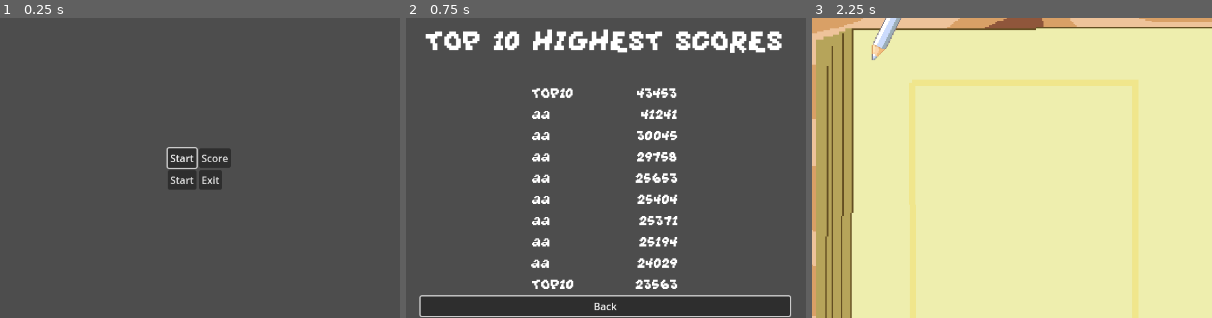
Above: before the commit, frames 1-3 (left to right).
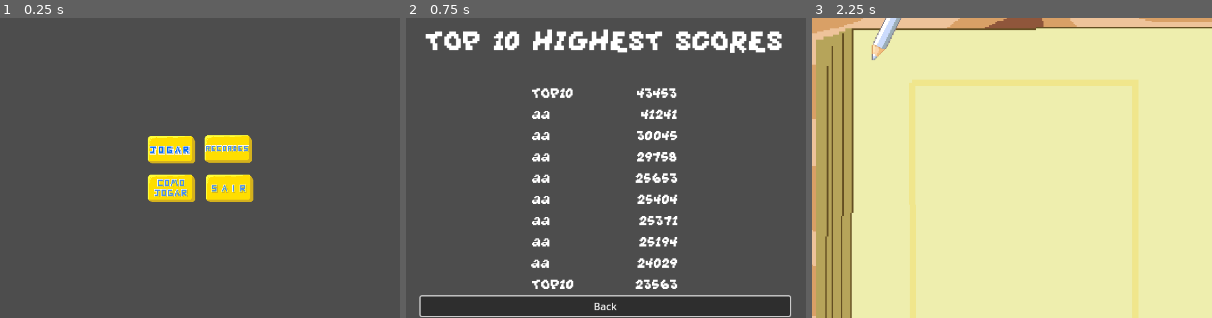
Above: after the commit, the same moments.

Repository: feliperieder/ultimate-color
Game: Godot game, scene res://Menus/Menu.tscn
Same seed, same stepped clock (60 frames per second), same inputs: the game is played once before the commit and once after it.
Inputs (mouse positions are % of the whole screen's width and height, from its top left; square brackets give the same spot before the commit, where the layout moved):
- Up to frame 1 (0.25 s): no input
- Up to frame 2 (0.75 s): click (54, 47) [52, 48] at 0.5 s
- Up to frame 3 (2.25 s): click "Back" at 1.25 s; click (47, 53) [48, 52] at 2 s
The pictures show only the part of the screen within x 25-75%, y 25-75%; the shares and areas given below are measured in that part.

The runs differ from the first frame. In frame 1, 5.0% of the frame differs, in the area x 37-64%, y 39-62%; in frame 2, nothing differs; in frame 3, nothing differs.

Commit message:
Buttons Updated

Diff:
--- a/Menus/Menu.tscn
+++ b/Menus/Menu.tscn
@@ -1,6 +1,18 @@
-[gd_scene load_steps=2 format=3 uid="uid://cp1k1cavisb5e"]
+[gd_scene load_steps=14 format=3 uid="uid://cp1k1cavisb5e"]
 
 [ext_resource type="Script" path="res://Menus/menu.gd" id="1_nbucm"]
+[ext_resource type="Texture2D" uid="uid://dkfe5i6hjpypy" path="res://Art/Buttons/botao_jogar_normal.png" id="2_ujjxg"]
+[ext_resource type="Texture2D" uid="uid://bi6x41uq3oq7q" path="res://Art/Buttons/botao_jogar_apertado.png" id="3_nnn1v"]
+[ext_resource type="Texture2D" uid="uid://bfce6nixuwetb" path="res://Art/Buttons/botao_recordes_normal.png" id="4_1ruxu"]
+[ext_resource type="Texture2D" uid="uid://n15olu7vc2d3" path="res://Art/Buttons/botao_jogar_hover.png" id="4_i8ao7"]
+[ext_resource type="Texture2D" uid="uid://vptt8x81whvx" path="res://Art/Buttons/botao_recordes_apertado.png" id="5_csi6s"]
+[ext_resource type="Texture2D" uid="uid://bw5vkj48ux1of" path="res://Art/Buttons/botao_recordes_hover.png" id="6_7dw3h"]
+[ext_resource type="Texture2D" uid="uid://exo8kp6ku4xx" path="res://Art/Buttons/botao_como_jogar_normal.png" id="7_14mna"]
+[ext_resource type="Texture2D" uid="uid://b5011fbrbppw6" path="res://Art/Buttons/botao_como_jogar_apertado.png" id="8_j0ixr"]
+[ext_resource type="Texture2D" uid="uid://drmu7rxl06mqe" path="res://Art/Buttons/botao_como_jogar_hover.png" id="9_acyp5"]
+[ext_resource type="Texture2D" uid="uid://briynjth7f5h0" path="res://Art/Buttons/botao_sair_normal.png" id="10_370pr"]
+[ext_resource type="Texture2D" uid="uid://b4vdlykln6iia" path="res://Art/Buttons/botao_sair_apertado.png" id="11_7pfo5"]
+[ext_resource type="Texture2D" uid="uid://dsqpsnqxoorp2" path="res://Art/Buttons/botao_sair_hover.png" id="12_e5nt5"]
 
 [node name="Menu" type="Node2D"]
 script = ExtResource("1_nbucm")
@@ -13,34 +25,46 @@
 anchor_top = 0.5
 anchor_right = 0.5
 anchor_bottom = 0.5
-offset_left = -20.0
-offset_top = -20.0
-offset_right = 20.0
-offset_bottom = 20.0
+offset_left = -88.0
+offset_top = -60.0
+offset_right = 89.0
+offset_bottom = 60.0
 grow_horizontal = 2
 grow_vertical = 2
 
 [node name="HBoxContainer" type="HBoxContainer" parent="CanvasLayer/VBoxContainer"]
 layout_mode = 2
 
-[node name="Start" type="Button" parent="CanvasLayer/VBoxContainer/HBoxContainer"]
+[node name="Start" type="TextureButton" parent="CanvasLayer/VBoxContainer/HBoxContainer"]
+texture_filter = 1
 layout_mode = 2
-text = "Start"
+texture_normal = ExtResource("2_ujjxg")
+texture_pressed = ExtResource("3_nnn1v")
+texture_focused = ExtResource("4_i8ao7")
 
-[node name="Score" type="Button" parent="CanvasLayer/VBoxContainer/HBoxContainer"]
+[node name="Score" type="TextureButton" parent="CanvasLayer/VBoxContainer/HBoxContainer"]
+texture_filter = 1
 layout_mode = 2
-text = "Score"
+texture_normal = ExtResource("4_1ruxu")
+texture_pressed = ExtResource("5_csi6s")
+texture_focused = ExtResource("6_7dw3h")
 
 [node name="HBoxContainer2" type="HBoxContainer" parent="CanvasLayer/VBoxContainer"]
 layout_mode = 2
 
-[node name="HowToPlay" type="Button" parent="CanvasLayer/VBoxContainer/HBoxContainer2"]
+[node name="HowToPlay" type="TextureButton" parent="CanvasLayer/VBoxContainer/HBoxContainer2"]
+texture_filter = 1
 layout_mode = 2
-text = "Start"
+texture_normal = ExtResource("7_14mna")
+texture_pressed = ExtResource("8_j0ixr")
+texture_focused = ExtResource("9_acyp5")
 
-[node name="Quit" type="Button" parent="CanvasLayer/VBoxContainer/HBoxContainer2"]
+[node name="Quit" type="TextureButton" parent="CanvasLayer/VBoxContainer/HBoxContainer2"]
+texture_filter = 1
 layout_mode = 2
-text = "Exit"
+texture_normal = ExtResource("10_370pr")
+texture_pressed = ExtResource("11_7pfo5")
+texture_focused = ExtResource("12_e5nt5")
 
 [connection signal="pressed" from="CanvasLayer/VBoxContainer/HBoxContainer/Start" to="." method="_on_start_pressed"]
 [connection signal="pressed" from="CanvasLayer/VBoxContainer/HBoxContainer/Score" to="." method="_on_score_pressed"]
Binary file removed: Art/Buttons/botao_como_jogar.png
Binary file added: Art/Buttons/botao_como_jogar_apertado.png
Not shown, changed: Art/Buttons/botao_como_jogar_apertado.png.import
Binary file added: Art/Buttons/botao_como_jogar_hover.png
Not shown, changed: Art/Buttons/botao_como_jogar_hover.png.import
Binary file added: Art/Buttons/botao_como_jogar_normal.png
Not shown, added: Art/Buttons/botao_como_jogar_normal.png.import
Binary file removed: Art/Buttons/botao_jogar.png
Binary file added: Art/Buttons/botao_jogar_apertado.png
Not shown, added: Art/Buttons/botao_jogar_apertado.png.import
Binary file added: Art/Buttons/botao_jogar_hover.gif
Binary file added: Art/Buttons/botao_jogar_hover.png
(and 18 more such lines)
